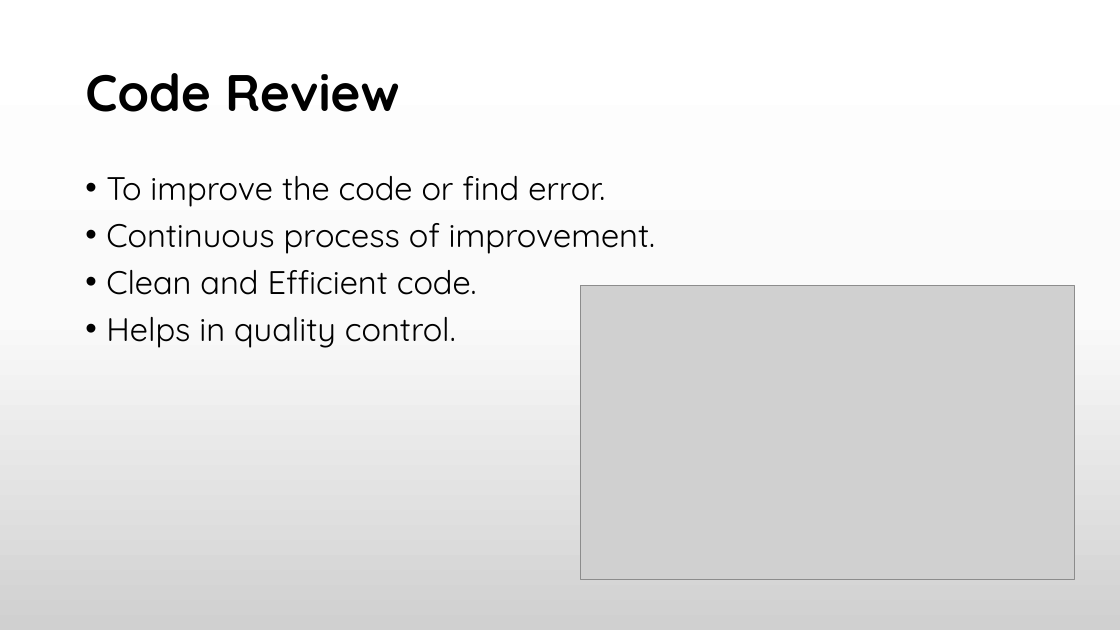
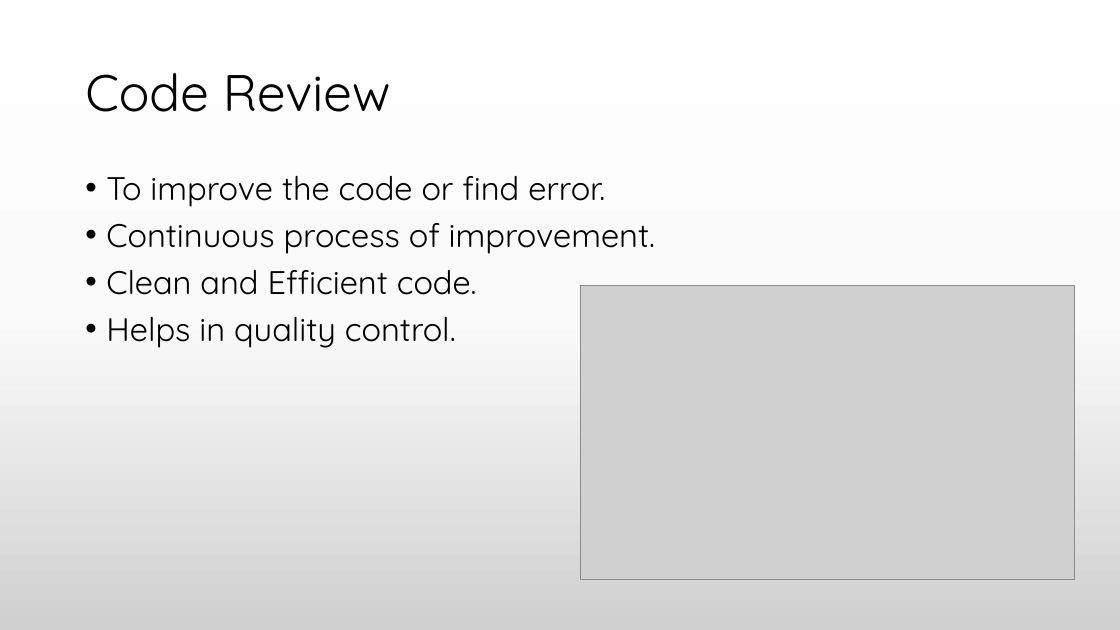
Before and after one commit to praash47/aasn-iii, a slide deck: slide 12 of extreme_programming.pptx. Drawn at 1120x630 pixels with LibreOffice and Linux fonts; fonts in the diff are those of the drawing; grey boxes stand for pictures. Boxes give left, top, right and bottom in pixels: in the first picture for what was removed or moved away, otherwise in the second. Text is boxed around its words. In the diff, an @@ line names an element or a change of style, - is before the commit and + after.

```diff
--- a/extreme_programming.pptx
+++ b/extreme_programming.pptx
@@ title "Code Review" at <box>85,73,391,112</box>: bold off @@
```
Also in this commit, not shown: 4 other slides changed, 2 slides added.
